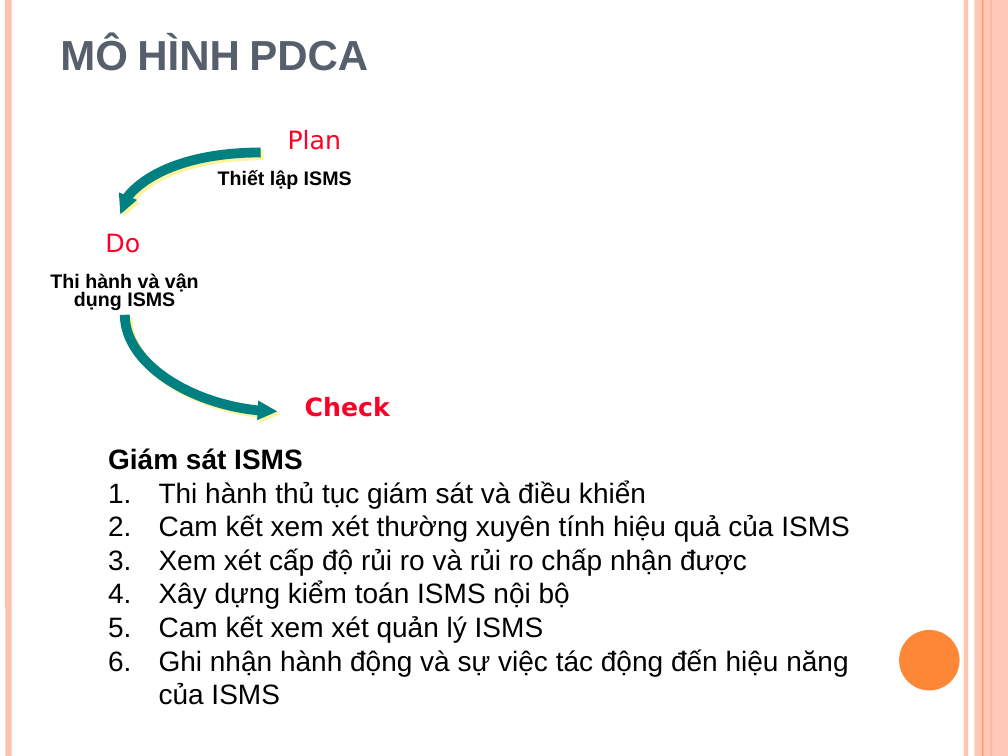
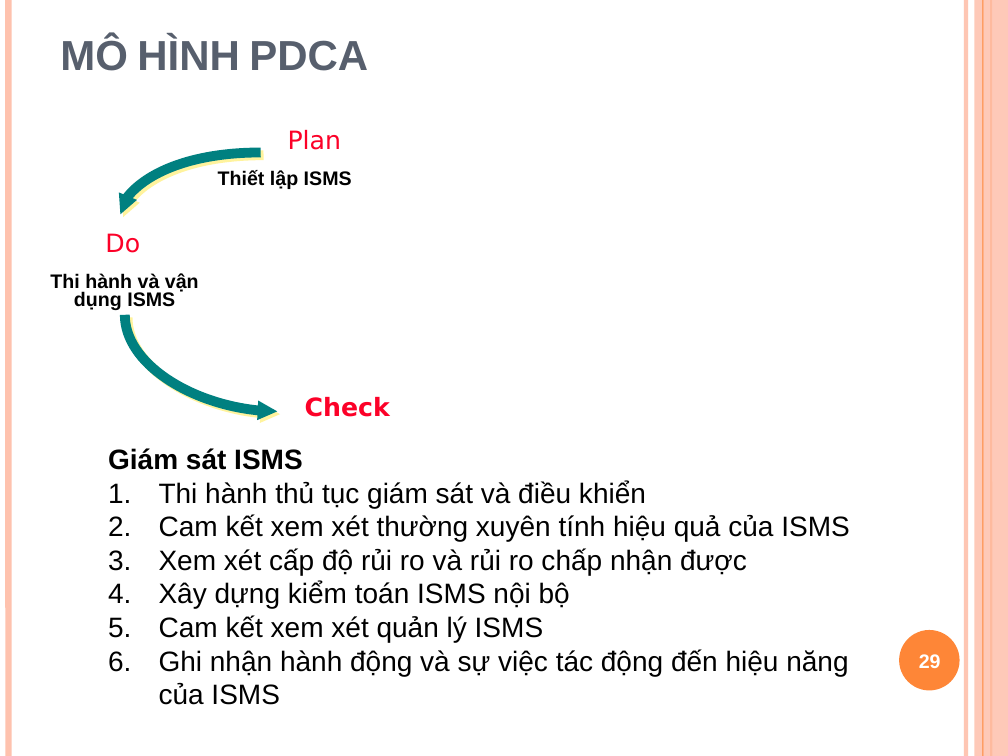
Before and after one commit to Alex7Huynh/iss-g5, a slide deck: slide 29 of ISMS/w6_Minh_Toan_ISMS.pptx. Drawn at 1008x756 pixels with LibreOffice and Linux fonts; fonts in the diff are those of the drawing. Boxes give left, top, right and bottom in pixels: in the first picture for what was removed or moved away, otherwise in the second. Text is boxed around its words. In the diff, an @@ line names an element or a change of style, - is before the commit and + after.

```diff
--- a/ISMS/w6_Minh_Toan_ISMS.pptx
+++ b/ISMS/w6_Minh_Toan_ISMS.pptx
@@ page number added at (919, 654, 941, 668), 14 pt, text #FFFFFF, bold @@
+29
```
Also in this commit, not shown: 18 other slides changed.
